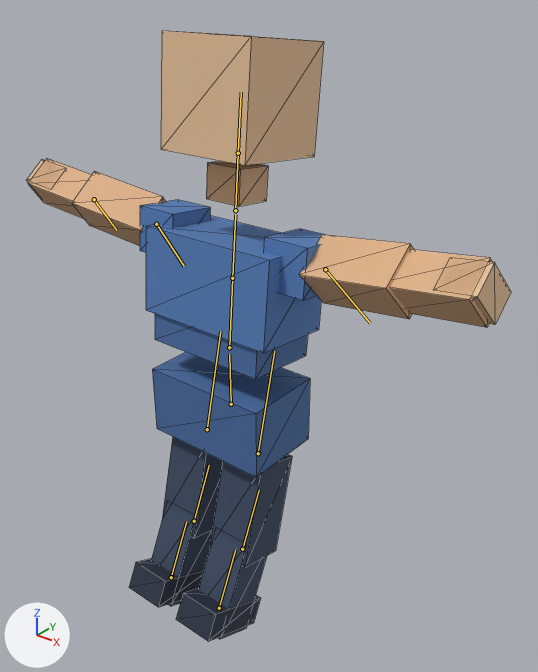
The glTF model src/data/warehouse/characters/blockman.glb as it was, and as the next commit left it.
Camera for both pictures: a camera (50 mm lens) standing at (1.36, -1.508, 2.241) and looking at (0.098, 0.068, 1.263). Arrows for +X, +Y and +Z are at lower left; the lights stay in place. The first picture is the older version. Both versions are drawn at frame 11 of the action 'Jump'; the numbers are the values there. The bones that change, and the others that lie on the model, are drawn over the model as lines. Mesh edges are drawn as thin lines.

In view in the first picture: 'BlockMan.001'.
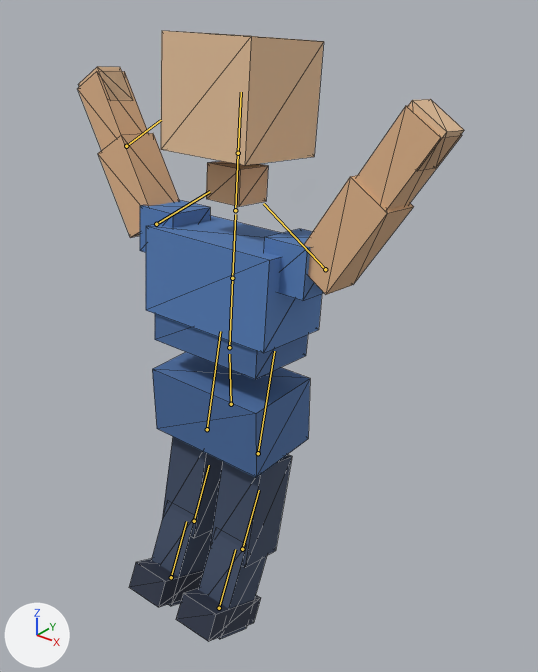
The edits, one by one:
Bone 'mixamorig_LeftArm' (bone_mixamorig_leftarm) turns from (-136, -8, 8) to (0, 0, 58) degrees about its own x, y and z.
Bone 'mixamorig_RightArm' (bone_mixamorig_rightarm) turns from (-136, 8, -8) to (0, 0, -58) degrees about its own x, y and z.

Pixel boxes [x1, y1, x2, y2] of what changed, in the pictures (538 x 672 px):
'BlockMan.001', posed (20% narrower)
    before: [27, 31, 511, 642]
    after: [78, 31, 464, 642]
bone 'mixamorig_LeftArm', root to tip
    before: (325, 269) to (370, 323)
    after: (325, 269) to (263, 203)
bone 'mixamorig_RightArm', root to tip
    before: (156, 224) to (184, 266)
    after: (156, 224) to (210, 191)
